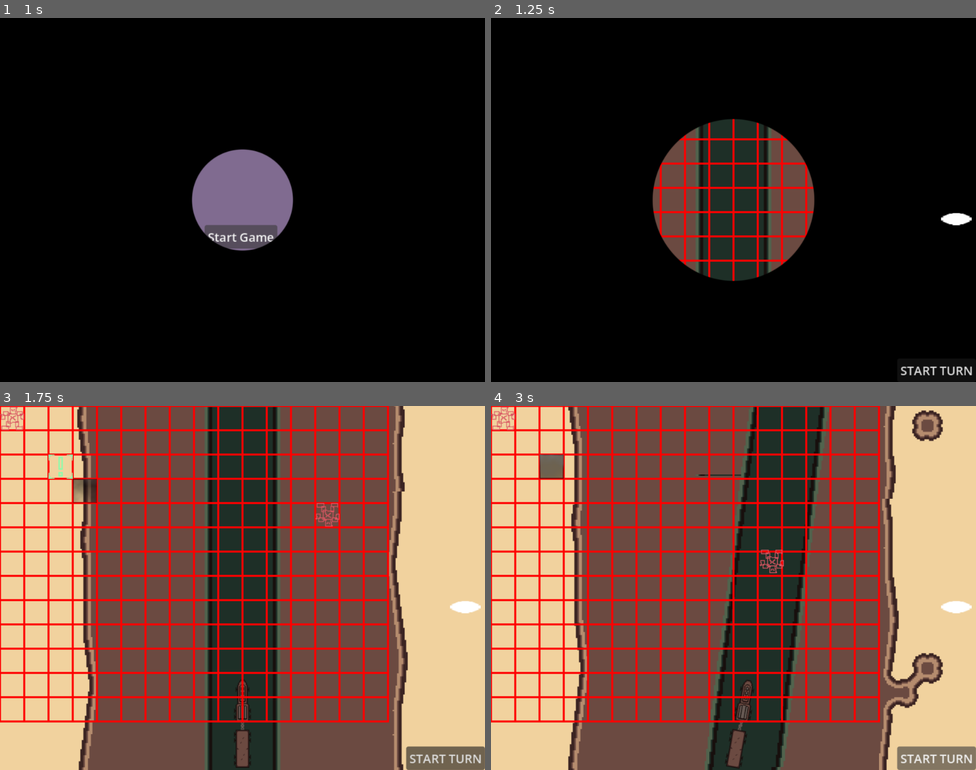
Above: before the commit, frames 1-4 (two rows, left to right).
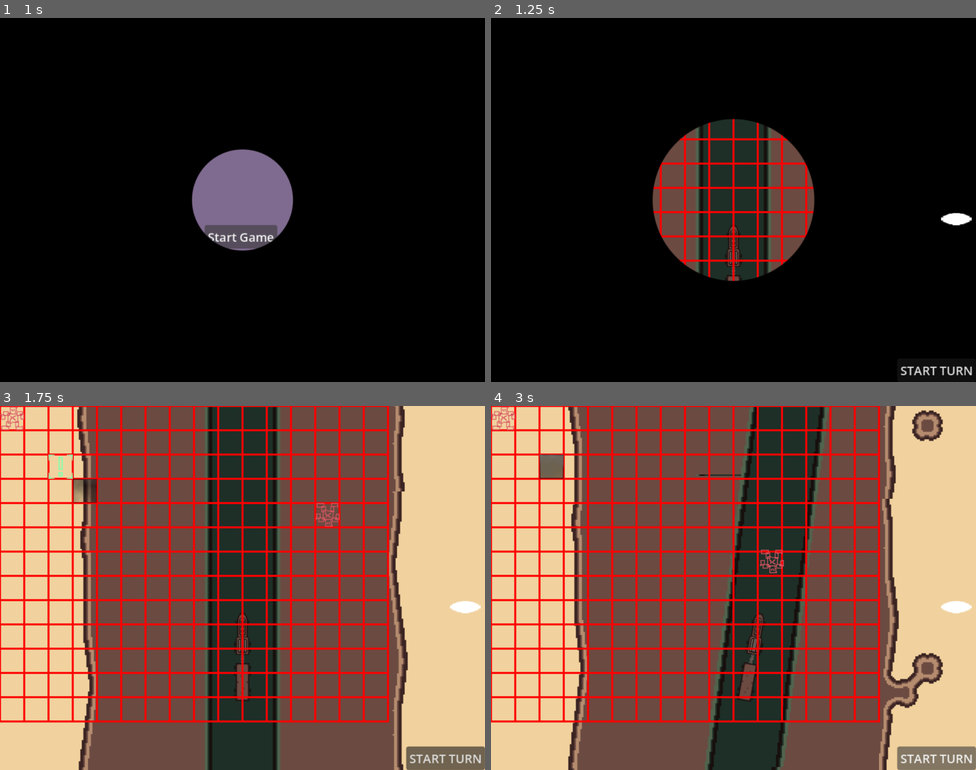
Above: after the commit, the same moments.

Repository: comfy-gamedev/ludum-dare-59
Game: Godot game, scene res://scenes/main_menu/main_menu.tscn
Two runs of this game, one before a commit and one after it. Both use one fixed random seed, a clock stepped at 60 frames per second and the inputs below.
Inputs (mouse positions are in pixels of both pictures, inside the frame that each line leads up to):
- Up to frame 1 (1 s): click "Start Game" at 0.5 s
- Up to frame 2 (1.25 s): no input
- Up to frame 3 (1.75 s): tap Enter at 1.25 s; move the mouse to (349, 569) at 1.27 s; click (349, 569) at 1.42 s
- Up to frame 4 (3 s): click "START TURN" at 2 s; click "START TURN" at 2.75 s

Frame 1 is identical in both runs. In frame 2, 0.2% of the frame differs, in the area x 48-52%, y 57-73%; in frame 3, 0.7%; in frame 4, 0.8%, in the area x 48-57%, y 57-100%.

Commit message:
moving train up with new ui location

Diff:
--- a/objects/train/engine.gd
+++ b/objects/train/engine.gd
@@ -32,6 +32,7 @@
 			position.x += X_SPEED * delta
 			#current_pos = position
 		else:
+			rotation_degrees = 0
 			moving_right = false
 
 func process_shimmy(delta):
@@ -49,13 +50,14 @@
 	_shimmy_timer = shimmy_duration
 
 func _on_main_gameplay_initiate_middle_to_right_transition():
-	await get_tree().create_timer(1.75).timeout
+	await get_tree().create_timer(1.6).timeout
 	rotation_degrees += 10
 	moving_right = true
 	update_train_pos = true
 
 func _on_parallax_background_segment_transition_complete():
-	rotation_degrees = 0
+	#rotation_degrees = 0
+	pass
 
 func _on_shimmy_timer_timeout():
 	initiate_shimmy()
--- a/scenes/main_gameplay/main_gameplay.tscn
+++ b/scenes/main_gameplay/main_gameplay.tscn
@@ -18,10 +18,10 @@
 z_index = -1
 
 [node name="Engine" parent="." unique_id=25683959 instance=ExtResource("3_nbr0a")]
-position = Vector2(320, 391)
+position = Vector2(320, 303)
 
 [node name="Caboose" parent="." unique_id=2023632522 instance=ExtResource("4_1svbp")]
-position = Vector2(320, 452)
+position = Vector2(320, 364)
 
 [node name="BattleGrid" type="Node2D" parent="." unique_id=1114038081]
 unique_name_in_owner = true
